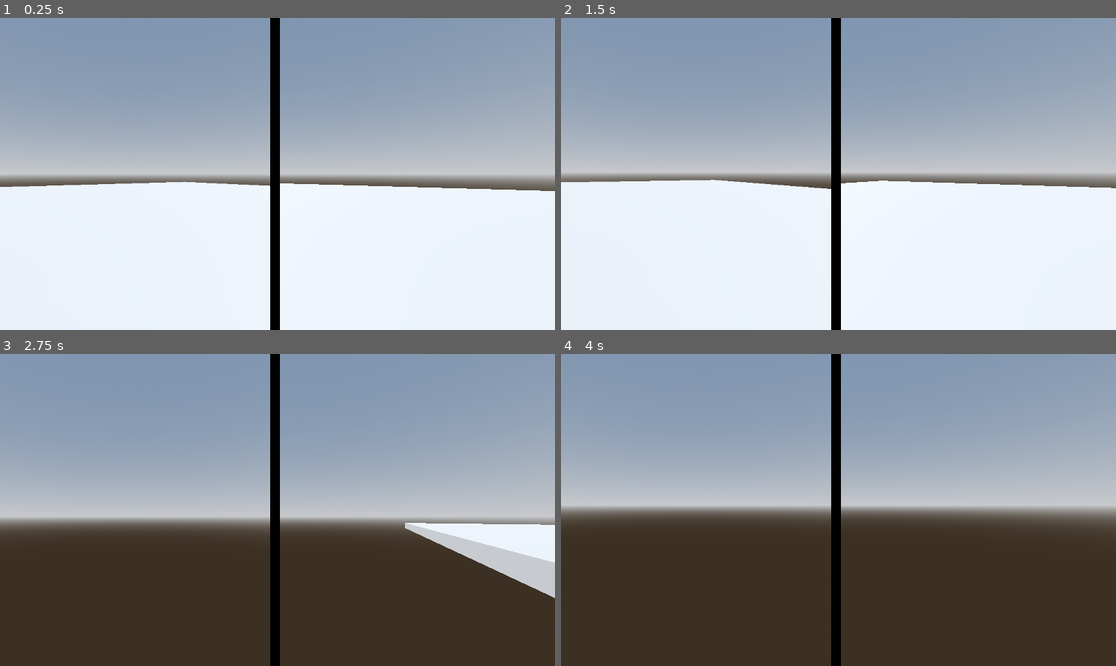
Above: before the commit, frames 1-4 (two rows, left to right).
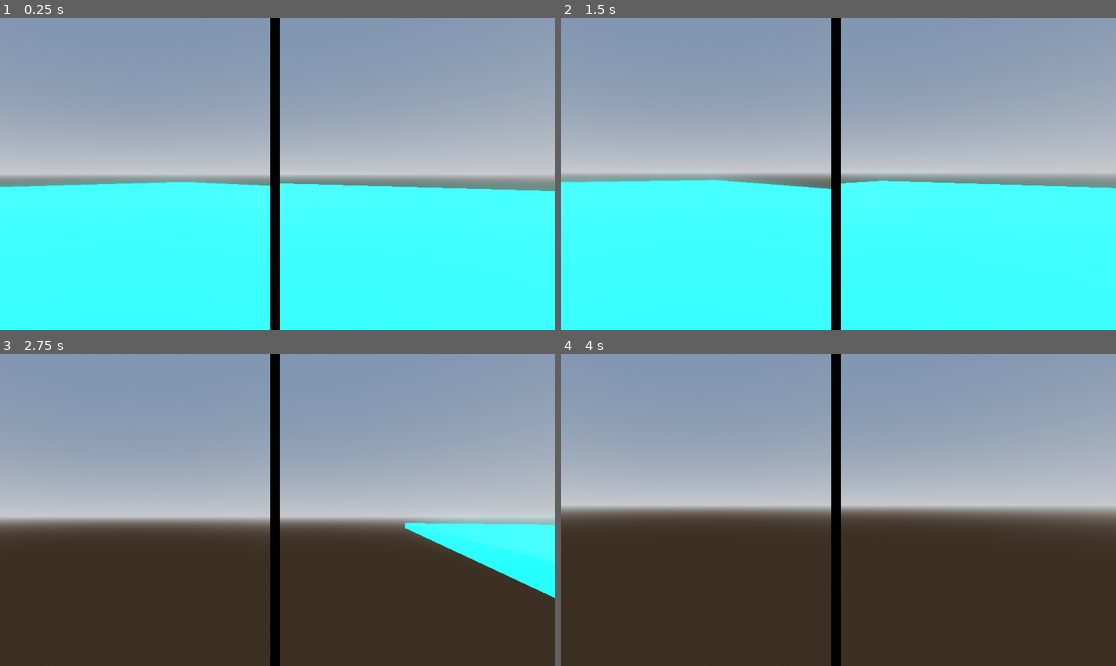
Above: after the commit, the same moments.

Repository: Sensei-whoop/Project-Daniel
Game: Godot game, scene res://Lvls/test_lvl.tscn
Two runs of this game, one before a commit and one after it. Both use one fixed random seed, a clock stepped at 60 frames per second and the inputs below.
Inputs (mouse positions are in pixels of both pictures, inside the frame that each line leads up to):
- Up to frame 1 (0.25 s): no input
- Up to frame 2 (1.5 s): tap Enter (ui_accept) at 0.5, 0.77 s; move the mouse to (866, 174) at 0.52 s; hold Up (ui_up) from 0.53 s (still down); move the mouse to (810, 174) at 1.27 s
- Up to frame 3 (2.75 s): keep holding Up (ui_up); tap Enter (ui_accept) at 1.52 s; move the mouse to (288, 503) at 2.02 s
- Up to frame 4 (4 s): keep holding Up (ui_up); move the mouse to (832, 516) at 2.77 s; tap Enter (ui_accept) at 3.02, 3.5, 3.77 s; move the mouse to (877, 513) at 3.52 s

The runs differ from the first frame. In frame 1, 47% of the frame differs, in the area x 0-100%, y 51-100%; in frame 2, 48%, in the area x 0-100%, y 50-100%; in frame 3, 3.7%; in frame 4, less than 0.1%.

Commit message:
fuck the clamp function

Diff:
--- a/Lvls/test_lvl.tscn
+++ b/Lvls/test_lvl.tscn
@@ -21,7 +21,11 @@
 [sub_resource type="BoxShape3D" id="BoxShape3D_rsxb0"]
 size = Vector3(100, 1, 100)
 
+[sub_resource type="StandardMaterial3D" id="StandardMaterial3D_dutjt"]
+albedo_color = Color(0, 1, 1, 1)
+
 [sub_resource type="BoxMesh" id="BoxMesh_01ny6"]
+material = SubResource("StandardMaterial3D_dutjt")
 size = Vector3(100, 1, 100)
 
 [sub_resource type="BoxMesh" id="BoxMesh_e1gk7"]
@@ -96,3 +100,13 @@
 
 [node name="CollisionShape3D" type="CollisionShape3D" parent="Node/StaticBody3D2"]
 shape = SubResource("BoxShape3D_xcoqm")
+
+[node name="StaticBody3D2" type="StaticBody3D" parent="Node/StaticBody3D2"]
+transform = Transform3D(1, 0, 0, 0, 1, 0, 0, 0, 1, -10, 1, 10)
+
+[node name="MeshInstance3D" type="MeshInstance3D" parent="Node/StaticBody3D2/StaticBody3D2"]
+mesh = SubResource("BoxMesh_e1gk7")
+
+[node name="CollisionShape3D" type="CollisionShape3D" parent="Node/StaticBody3D2/StaticBody3D2"]
+transform = Transform3D(1, 0, 0, 0, 1, 0, 0, 0, 1, 19.0582, -9.70318, 0)
+shape = SubResource("BoxShape3D_xcoqm")
--- a/Scripts/player_movement.gd
+++ b/Scripts/player_movement.gd
@@ -47,8 +47,16 @@
 
 
 	transform.basis = transform.basis.rotated(Vector3.UP, -mouse_rotation.x * delta * mouse_sensitivity)
-	$Camera3D.basis = $Camera3D.basis.rotated(cam1vector, -mouse_rotation.y * delta * mouse_sensitivity)
-	$Camera3D2.basis = $Camera3D2.basis.rotated(cam2vector, -mouse_rotation.y * delta * mouse_sensitivity)
+
+	var yval = -mouse_rotation.y * delta * mouse_sensitivity
+	$Camera3D.basis = $Camera3D.basis.rotated(cam1vector, yval)
+	$Camera3D2.basis = $Camera3D2.basis.rotated(cam2vector, yval)
+
+	# clamping is bypassed with super high mouse movement, wrapping around the rotation
+	$Camera3D.rotation.x = clamp($Camera3D.rotation.x, deg_to_rad(-45), deg_to_rad(45))
+	$Camera3D2.rotation.x = clamp($Camera3D2.rotation.x, deg_to_rad(-45), deg_to_rad(45))
+
+
 	mouse_rotation = Vector2.ZERO
 
 	move_and_slide()
Not shown: 1 places in Lvls/test_lvl.tscn that only renumber resources
